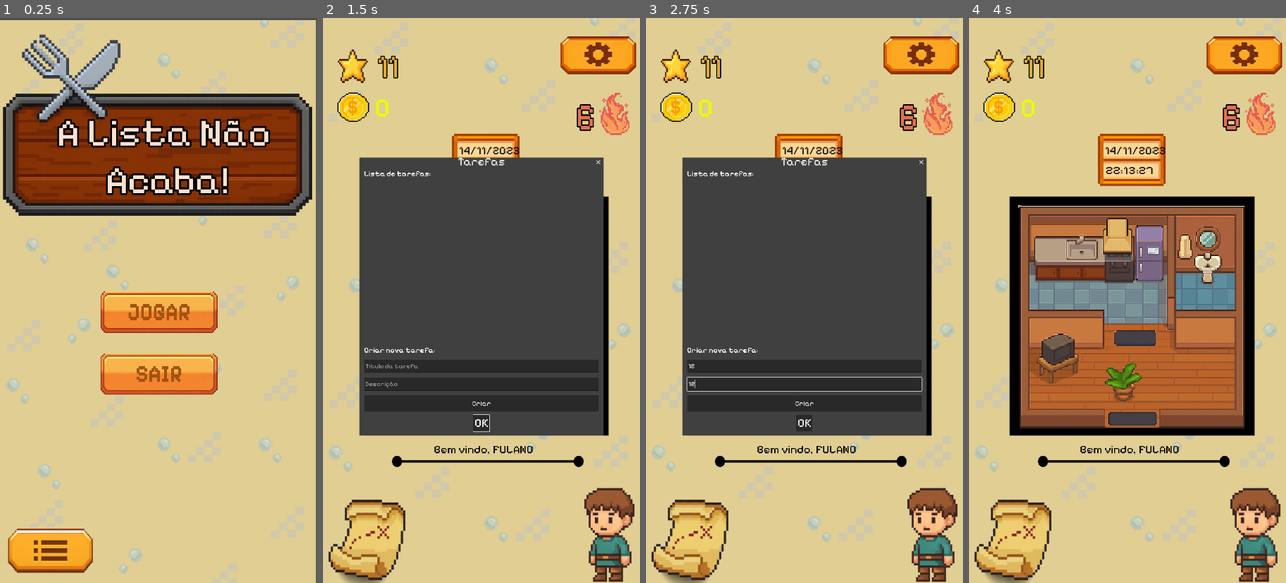
Above: before the commit, frames 1-4 (left to right).
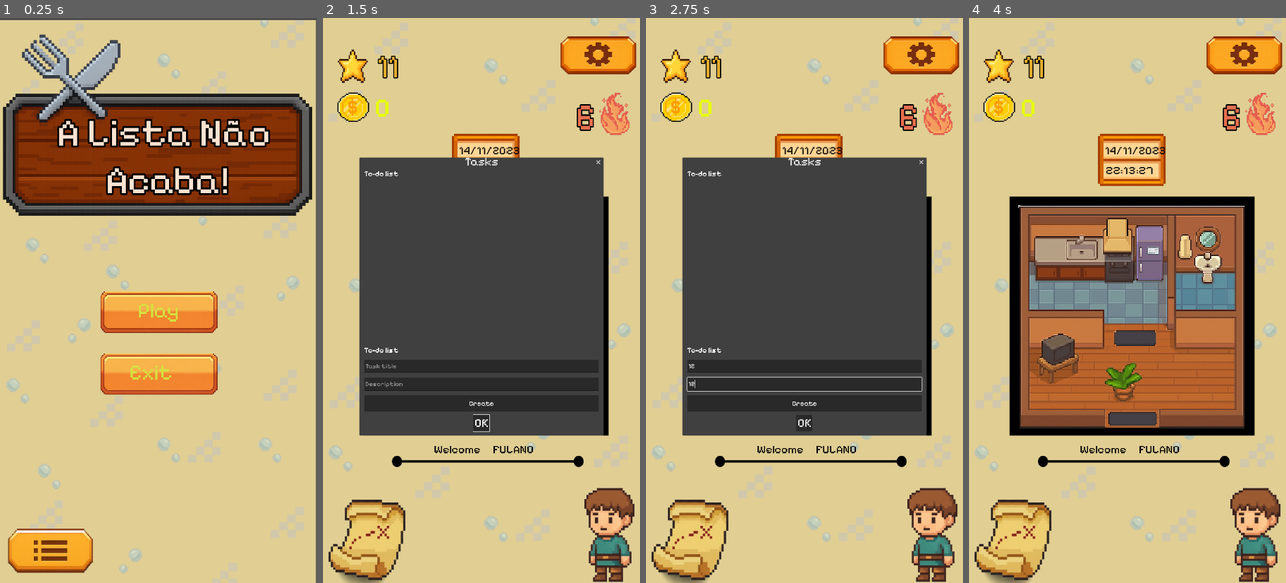
Above: after the commit, the same moments.

Repository: Guga-tab/a-lista-nao-acaba
Game: Godot game, scene res://scenes/title_screen.tscn
The game is run twice, just before and just after one commit, with the same random seed, the same clock (stepped at 60 frames per second) and the same inputs. Sound files missing from this copy of the repository are replaced by a short silence.
Inputs (mouse positions are in pixels of both pictures, inside the frame that each line leads up to):
- Up to frame 1 (0.25 s): no input
- Up to frame 2 (1.5 s): click "ASDFSADSADDSA" (after the commit: "JOGAR") at 0.5 s; click (503, 249) at 1.25 s
- Up to frame 3 (2.75 s): click (804, 368) at 2.02 s; type "12" at 2.1 s; click (804, 385) at 2.25 s; type "12" at 2.33 s
- Up to frame 4 (4 s): click "Criar" (after the commit: "Create") at 2.75 s; click "OK" at 3.5 s

The runs differ from the first frame. In frame 1, 0.7% of the frame differs, in the area x 40-60%, y 50-65%; in frame 2, 0.5%; in frame 3, 0.4%; in frame 4, 0.1%.

Commit message:
Adicionada tradução para 9 línguas adicionais (ingles, alemao, frances, russo, japones, chines tradicional, chines simplificado, italiano e espanhol. Também feita feita a lógica do botão de escolher idioma)

Diff:
--- /dev/null
+++ b/assets/language/traducao_godot - PolyglotGamedev.csv.csv
@@ -0,0 +1,13 @@
+KEY,en_US,fr,es,de,it,pt,ru,ja,zh_cn,zh_tw
+PLAY,Play,Jouer,Jugar,Spielen,Gioca,Jogar,Играть,プレイ,开始,開始
+EXIT,Exit,Quitter,Salir,Beenden,Esci,Sair,Выход,終了,退出,退出
+WELCOME,Welcome ,Bienvenue ,Bienvenido ,Willkommen ,Benvenuto ,Bem-vindo ,Добро пожаловать ,ようこそ ,欢迎,歡迎
+LANGUAGE,Language,Langue,Idioma,Sprache,Lingua,Idioma,Язык,言語,语言,語言
+LANGUAGE_NAME,English,Français,Español,Deutsch,Italiano,Português,Русский,日本語,简体中文,繁體中文
+TASKS,Tasks,Tâches,Tareas,Aufgaben,Compiti,Tarefas,Задачи,タスク,任务,任務
+TASK_LIST,To-do list,Liste de tâches,Lista de tareas,Aufgabenliste,Elenco attività,Lista de tarefas,Список дел,ToDoリスト,待办事项列表,待辦事項列表
+TASK_TITLE,Task title,Titre de la tâche,Título de la tarea,Aufgabentitel,Titolo attività,Título da tarefa,Название задачи,タスク名,任务标题,任務標題
+DESCRIPTION,Description,Description,Descripción,Beschreibung,Descrizione,Descrição,Описание,説明,描述,描述
+CREATE,Create,Créer,Crear,Erstellen,Crea,Criar,Создать,作成,创建,創建
+TITLE_ERROR,Title can't be null,Le titre ne peut pas être vide,El título no pode ser nulo,Titel darf nicht leer sein,Il titolo non può essere vuoto,O título não pode ser nulo,Заголовок не может быть пустым,タイトルは空にできません,标题不能为空,標題不能為空
+TASK_CREATED,Task created,Tâche créée,Tarea creada,Aufgabe erstellt,Attività creata,Tarefa criada,Задача создана,タスクが作成されました,任务已创建,任務已創建
--- a/assets/language/translation.csv
+++ /dev/null
@@ -1,6 +0,0 @@
-KEY,en_US,fr,es,de,it,pt,ru,ja,zh_cn,zh_tw
-PLAY,Play,Jouer,Jugar,Spielen,Gioca,Jogar,Играть,プレイ,开始,開始
-EXIT,Exit,Quitter,Salir,Beenden,Esci,Sair,Выход,終了,退出,退出
-WELCOME,Welcome,Bienvenue,Bienvenido,Willkommen,Benvenuto,Bem-vindo,Добро пожаловать,ようこそ,欢迎,歡迎
-LANGUAGE,Language,Langue,Idioma,Sprache,Lingua,Idioma,Язык,言語,语言,語言
-LANGUAGE_NAME,English,Français,Español,Deutsch,Italiano,Português,Русский,日本語,简体中文,繁體中文
--- a/project.godot
+++ b/project.godot
@@ -43,7 +43,7 @@
 
 [internationalization]
 
-locale/translations=PackedStringArray("res://assets/language/translation.de.translation", "res://assets/language/translation.en_US.translation", "res://assets/language/translation.es.translation", "res://assets/language/translation.fr.translation", "res://assets/language/translation.it.translation", "res://assets/language/translation.ja.translation", "res://assets/language/translation.pt.translation", "res://assets/language/translation.ru.translation", "res://assets/language/translation.zh.translation")
+locale/translations=PackedStringArray("res://assets/language/traducao_godot - PolyglotGamedev.csv.de.translation", "res://assets/language/traducao_godot - PolyglotGamedev.csv.en_US.translation", "res://assets/language/traducao_godot - PolyglotGamedev.csv.es.translation", "res://assets/language/traducao_godot - PolyglotGamedev.csv.fr.translation", "res://assets/language/traducao_godot - PolyglotGamedev.csv.it.translation", "res://assets/language/traducao_godot - PolyglotGamedev.csv.ja.translation", "res://assets/language/traducao_godot - PolyglotGamedev.csv.pt.translation", "res://assets/language/traducao_godot - PolyglotGamedev.csv.ru.translation", "res://assets/language/traducao_godot - PolyglotGamedev.csv.zh.translation")
 
 [physics]
 
--- a/scenes/config_screen.tscn
+++ b/scenes/config_screen.tscn
@@ -1,12 +1,15 @@
 [gd_scene format=3 uid="uid://dwowmumt2av71"]
 
+[ext_resource type="Script" uid="uid://cveeqry70w5ok" path="res://scripts/config_screen.gd" id="1_5ea5f"]
 [ext_resource type="Texture2D" uid="uid://bm3nabjrlt5js" path="res://assets/backgrounds/popup_painting.png" id="1_jcmw3"]
 [ext_resource type="Texture2D" uid="uid://davmviu62b87o" path="res://assets/backgrounds/background_popup.jpg" id="2_0r3s7"]
 [ext_resource type="Script" uid="uid://c5ei2mu13gtbv" path="res://scripts/audio.gd" id="3_0r3s7"]
+[ext_resource type="Script" uid="uid://duhjxp77hdc8c" path="res://scripts/language_options.gd" id="5_duf6u"]
 
 [node name="Control" type="Control" unique_id=643388367]
 layout_mode = 3
 anchors_preset = 0
+script = ExtResource("1_5ea5f")
 
 [node name="CenterContainer" type="CenterContainer" parent="." unique_id=1538599101]
 layout_mode = 1
@@ -41,4 +44,15 @@
 value = 1.0
 script = ExtResource("3_0r3s7")
 
+[node name="OptionButton" type="OptionButton" parent="." unique_id=813081305]
+z_index = 4
+custom_minimum_size = Vector2(300, 0)
+layout_mode = 0
+offset_left = 346.0
+offset_top = 328.0
+offset_right = 546.0
+offset_bottom = 348.0
+script = ExtResource("5_duf6u")
+
 [connection signal="value_changed" from="Audio" to="Audio" method="_on_value_changed"]
+[connection signal="item_selected" from="OptionButton" to="OptionButton" method="_on_item_selected"]
--- a/scenes/default_button.tscn
+++ b/scenes/default_button.tscn
@@ -1,7 +1,6 @@
 [gd_scene format=3 uid="uid://cofoos0b4poqc"]
 
 [ext_resource type="Texture2D" uid="uid://sgangyh26dly" path="res://assets/buttons/default_button.png" id="1_rhj8v"]
-[ext_resource type="FontFile" uid="uid://bbrdd1lj6ua66" path="res://fonts/Pixelify_Sans/static/PixelifySans-Bold.ttf" id="2_3q610"]
 
 [sub_resource type="StyleBoxEmpty" id="StyleBoxEmpty_ee4bf"]
 
@@ -21,23 +20,3 @@
 pivot_offset = Vector2(0.5, 0.5)
 mouse_filter = 2
 texture_normal = ExtResource("1_rhj8v")
-
-[node name="Label" type="Label" parent="TextureButton" unique_id=131968436]
-layout_mode = 1
-anchors_preset = 8
-anchor_left = 0.5
-anchor_top = 0.5
-anchor_right = 0.5
-anchor_bottom = 0.5
-offset_left = -71.5
-offset_top = -115.5
-offset_right = 71.5
-offset_bottom = 115.5
-grow_horizontal = 2
-grow_vertical = 2
-theme_override_colors/font_color = Color(0.6386688, 0.32090986, 0.06082426, 1)
-theme_override_colors/font_outline_color = Color(0, 0, 0, 1)
-theme_override_fonts/font = ExtResource("2_3q610")
-theme_override_font_sizes/font_size = 192
-horizontal_alignment = 1
-vertical_alignment = 1
--- a/scenes/home.tscn
+++ b/scenes/home.tscn
@@ -117,14 +117,14 @@
 anchor_top = 0.5
 anchor_right = 0.5
 anchor_bottom = 0.5
-offset_left = -102.0
+offset_left = -166.99585
 offset_top = 69.5
-offset_right = 102.0
+offset_right = 37.00415
 offset_bottom = 118.5
 grow_horizontal = 2
 grow_vertical = 2
 theme_override_colors/font_color = Color(0, 0, 0, 1)
-text = "Bem vindo, "
+text = "WELCOME"
 label_settings = SubResource("LabelSettings_rpgsi")
 
 [node name="BlackBar" type="TextureRect" parent="Bg" unique_id=1376563812]
@@ -140,6 +140,23 @@
 texture = ExtResource("9_ip4d6")
 expand_mode = 1
 
+[node name="TextBlackBar2" type="Label" parent="Bg" unique_id=1281770143]
+layout_mode = 1
+anchors_preset = 8
+anchor_left = 0.5
+anchor_top = 0.5
+anchor_right = 0.5
+anchor_bottom = 0.5
+offset_left = 31.347595
+offset_top = 69.5
+offset_right = 235.3476
+offset_bottom = 118.5
+grow_horizontal = 2
+grow_vertical = 2
+theme_override_colors/font_color = Color(0, 0, 0, 1)
+text = "FULANO"
+label_settings = SubResource("LabelSettings_rpgsi")
+
 [node name="Map" parent="." unique_id=578311879 instance=ExtResource("10_dch01")]
 layout_mode = 0
 offset_left = -12.999998
--- a/scenes/title_screen.tscn
+++ b/scenes/title_screen.tscn
@@ -13,8 +13,8 @@
 @onready var PopUp = preload(\"res://scenes/pop_up.tscn\")
 
 #labels
-@onready var button_play_label = $VBoxContainer/PlayButton/TextureButton/Label
-@onready var button_exit_label = $VBoxContainer/ExitButton/TextureButton/Label
+@onready var button_play_label = $VBoxContainer/PlayButton
+@onready var button_exit_label = $VBoxContainer/ExitButton
 @onready var click_sound = $click_sound
 
 func _ready():
@@ -55,6 +55,14 @@
 outline_color = Color(0, 0, 0, 1)
 shadow_size = 15
 shadow_color = Color(0, 0, 0, 0.5137255)
+
+[sub_resource type="LabelSettings" id="LabelSettings_dc4i4"]
+font_size = 72
+font_color = Color(0.83132297, 0.8872117, 0.24586523, 1)
+
+[sub_resource type="LabelSettings" id="LabelSettings_e54dn"]
+font_size = 72
+font_color = Color(0.83137256, 0.8862745, 0.24705882, 1)
 
 [node name="TitleScreen" type="Control" unique_id=26364525]
 layout_mode = 3
@@ -113,11 +121,43 @@
 
 [node name="PlayButton" parent="VBoxContainer" unique_id=137207077 instance=ExtResource("4_3yumr")]
 layout_mode = 2
-text = "ASDFSADSADDSA"
+text = "TEXTO"
+
+[node name="Label" type="Label" parent="VBoxContainer/PlayButton" unique_id=1194344088]
+layout_mode = 1
+anchors_preset = 8
+anchor_left = 0.5
+anchor_top = 0.5
+anchor_right = 0.5
+anchor_bottom = 0.5
+offset_left = -47.0
+offset_top = -19.5
+offset_right = 47.0
+offset_bottom = 19.5
+grow_horizontal = 2
+grow_vertical = 2
+text = "PLAY"
+label_settings = SubResource("LabelSettings_dc4i4")
 
 [node name="ExitButton" parent="VBoxContainer" unique_id=102119678 instance=ExtResource("4_3yumr")]
 layout_mode = 2
 text = "EXIT"
+
+[node name="Label" type="Label" parent="VBoxContainer/ExitButton" unique_id=741820767]
+layout_mode = 1
+anchors_preset = 8
+anchor_left = 0.5
+anchor_top = 0.5
+anchor_right = 0.5
+anchor_bottom = 0.5
+offset_left = -99.0
+offset_top = -44.0
+offset_right = 99.0
+offset_bottom = 44.0
+grow_horizontal = 2
+grow_vertical = 2
+text = "EXIT"
+label_settings = SubResource("LabelSettings_e54dn")
 
 [node name="ConfigButton" parent="." unique_id=624023024 instance=ExtResource("5_dc4i4")]
 layout_mode = 1
--- /dev/null
+++ b/scripts/config_screen.gd
@@ -0,0 +1,6 @@
+extends Control
+
+@onready var option_button = $OptionButton
+# Called when the node enters the scene tree for the first time.
+func _ready() -> void:
+	option_button.modulate.a = 1.0
--- a/scripts/home.gd
+++ b/scripts/home.gd
@@ -34,7 +34,7 @@
 		return
 
 	#Welcome Player
-	text_black_bar.text += "FULANO"
+	text_black_bar.text
 
 	# ------- MAIN VBOX STYLE --------
 	_stylize_vbox(vbox_tasks)
@@ -69,7 +69,7 @@
 func _on_calendar_pressed():
 	var popup = AcceptDialog.new()
 	click_sound.play()
-	popup.title = "Tarefas"
+	popup.title = tr("TASKS")
 	popup.min_size = Vector2(420, 460)
 	add_child(popup)
 
@@ -83,7 +83,7 @@
 
 	# ------- LABEL ----------
 	var info_label = Label.new()
-	info_label.text = "Lista de tarefas:"
+	info_label.text = tr("TASK_LIST")
 	info_label.add_theme_font_size_override("font_size", 26)
 	vbox.add_child(info_label)
 
@@ -97,24 +97,24 @@
 
 	# ------- INPUT NEW TASK ----------
 	var new_label = Label.new()
-	new_label.text = "\nCriar nova tarefa:"
+	new_label.text = "\n" + tr("TASK_LIST")
 	new_label.add_theme_font_size_override("font_size", 26)
 	vbox.add_child(new_label)
 
 	var title_input = LineEdit.new()
-	title_input.placeholder_text = "Título da tarefa"
+	title_input.placeholder_text = tr("TASK_TITLE")
 	title_input.add_theme_font_size_override("font_size", 22)
 	title_input.custom_minimum_size = Vector2(0, 45)
 	vbox.add_child(title_input)
 
 	var desc_input = LineEdit.new()
-	desc_input.placeholder_text = "Descrição"
+	desc_input.placeholder_text = tr("DESCRIPTION")
 	desc_input.add_theme_font_size_override("font_size", 22)
 	desc_input.custom_minimum_size = Vector2(0, 45)
 	vbox.add_child(desc_input)
 
 	var btn_confirm = Button.new()
-	btn_confirm.text = "Criar"
+	btn_confirm.text = tr("CREATE")
 	btn_confirm.custom_minimum_size = Vector2(0, 55)
 	btn_confirm.add_theme_font_size_override("font_size", 24)
 	btn_confirm.pressed.connect(click_sound.play)
@@ -133,7 +133,7 @@
 	var desc = desc_input.text.strip_edges()
 
 	if title == "":
-		push_error("Título não pode ser vazio!")
+		push_error(tr("TITLE_ERROR"))
 		return
 
 	TaskService.create_task(title, desc)
@@ -143,7 +143,7 @@
 
 	TaskService.update_list(tasks_container, self)
 
-	print("Tarefa criada:", title)
+	print(tr("TASK_CREATED"), title)
 
 func on_task_complete():
 	update_coin_label()
--- /dev/null
+++ b/scripts/language_options.gd
@@ -0,0 +1,41 @@
+extends OptionButton
+
+
+
+func _ready() -> void:
+	add_item("Português", 0)
+	add_item("English", 1)
+	add_item("Español", 2)
+	add_item("Français", 3)
+	add_item("Deutsch", 4)
+	add_item("Italiano", 5)
+	add_item("Русский", 6)
+	add_item("日本語", 7)
+	add_item("简体中文", 8)
+	add_item("繁體中文", 9)
+
+
+func _on_item_selected(index: int) -> void:
+	var id = get_item_id(index)
+
+	match id:
+		0:
+			TranslationServer.set_locale("pt")
+		1:
+			TranslationServer.set_locale("en_US")
+		2:
+			TranslationServer.set_locale("es")
+		3:
+			TranslationServer.set_locale("fr")
+		4:
+			TranslationServer.set_locale("de")
+		5:
+			TranslationServer.set_locale("it")
+		6:
+			TranslationServer.set_locale("ru")
+		7:
+			TranslationServer.set_locale("ja")
+		8:
+			TranslationServer.set_locale("zh_cn")
+		9:
+			TranslationServer.set_locale("zh_tw")
--- a/scripts/title_screen.gd
+++ b/scripts/title_screen.gd
@@ -10,7 +10,7 @@
 
 func _ready():
 	#insert text in buttons
-	button_play_label.text = "JOGOR"
+	button_play_label.text = "JOGAR"
 	button_exit_label.text = "SAIR"
 
 func _on_play_button_pressed() -> void:
Not shown, added: assets/language/traducao_godot - PolyglotGamedev.csv.csv.import
Not shown, removed: assets/language/translation.csv.import
Not shown, added: scripts/config_screen.gd.uid
Not shown, added: scripts/language_options.gd.uid
